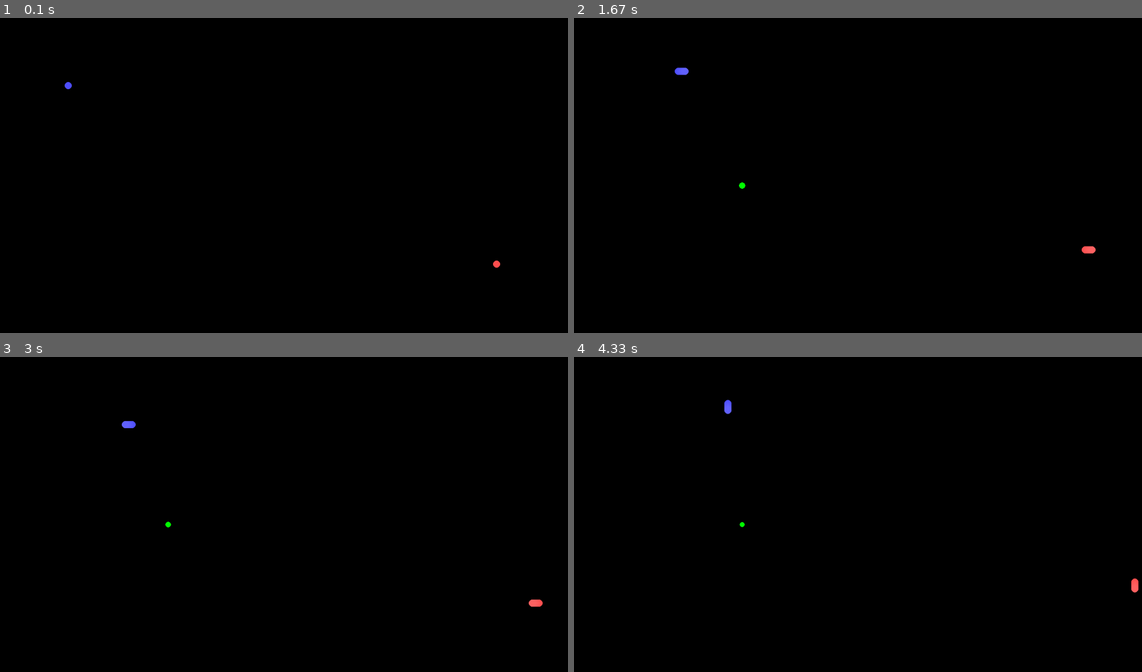
Above: before the commit, frames 1-4 (two rows, left to right).
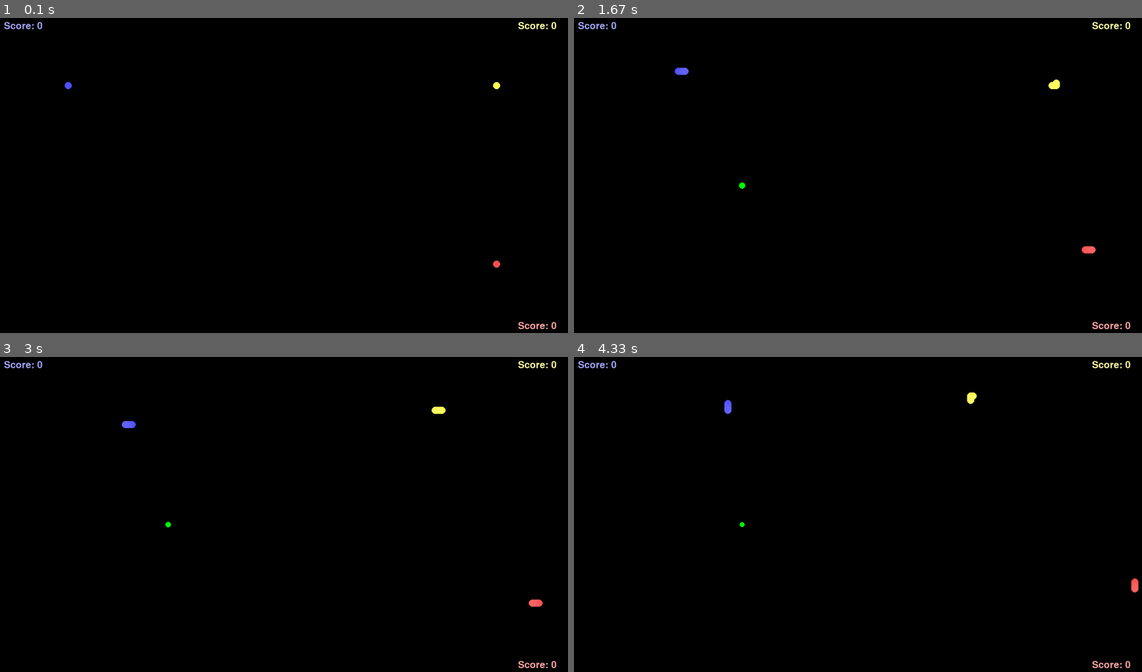
Above: after the commit, the same moments.

Repository: fredrik-andreassen/pygame-snake
Game: pygame game, started from main.py
The game is run twice, just before and just after one commit, with the same random seed, the same clock (stepped at 60 frames per second) and the same inputs.
Inputs:
- Up to frame 1 (0.1 s): no input
- Up to frame 2 (1.67 s): hold Right 0.33-0.8 s; hold Up 0.83-1.13 s; hold W 0.83-1.13 s; tap F at 0.9, 1.23, 1.53 s; tap T at 0.98 s; hold Right 1.17-1.63 s; hold D 1.17-1.63 s; tap G at 1.32 s
- Up to frame 3 (3 s): hold Down 2.23-2.53 s; hold S 2.23-2.53 s; tap F at 2.3, 2.63, 2.93 s; tap T at 2.38 s; hold Left 2.57-2.97 s; hold A 2.57-2.97 s; tap G at 2.72 s
- Up to frame 4 (4.33 s): hold Up 3-3.37 s; hold W 3-3.37 s; tap F at 3.07, 3.47, 3.77, 4.13 s; hold Right 3.4-4.03 s; hold D 3.4-4.03 s; tap T at 3.55 s; hold Down from 4.07 s (still down); hold S from 4.07 s (still down); tap G at 4.22 s

The runs differ from the first frame. In frame 1, 0.3% of the frame differs, in the area x 0-98%, y 1-99%; in frame 2, 0.3%; in frame 3, 0.3%; in frame 4, 0.3%.

Commit message:
Justeringer

Diff:
--- a/Board.py
+++ b/Board.py
@@ -36,9 +36,9 @@
                 self.place_food()
 
 
-    def add_snake(self, key_mapping: dict, color: str, init_pos: tuple[int, int]):
+    def add_snake(self, key_mapping: dict, color: str, init_pos: tuple[int, int], score_pos: tuple[int, int]):
         id = len(self.snakes) + 1
-        self.snakes.append(Snake(self, id, key_mapping, color, init_pos))
+        self.snakes.append(Snake(self, id, key_mapping, color, init_pos, score_pos))
 
 
     def pass_event(self, event):
--- a/Snake.py
+++ b/Snake.py
@@ -6,11 +6,12 @@
 
 
 class Snake:
-    def __init__(self, board, id: int, key_mapping: dict, color: str, init_pos: tuple[int, int]) -> None:
+    def __init__(self, board, id: int, key_mapping: dict, color: str, init_pos: tuple[int, int], score_pos: tuple[int, int]) -> None:
         self.board = board
         self.id = id
         self.key_mapping = key_mapping
         self.init_pos_x, self.init_pos_y = init_pos
+        self.score_pos = score_pos
 
         self.radius = board.step / 2
 
@@ -20,7 +21,7 @@
 
 
     def generate_color_pattern(self, color: str = '') -> None:
-        darkest, brightest = 80, 190
+        darkest, brightest = 80, 170
         color_pattern = [(i, i, i) for i in range(darkest, brightest)]
 
         if color:
--- a/main.py
+++ b/main.py
@@ -7,17 +7,25 @@
 WIDTH = 1600
 HEIGHT = 900
 
-if len(sys.argv) >= 2 and sys.argv[1] == 'debug':
-    MODE = 'debug'
-    try:
-        FRAMERATE = int(sys.argv[2])
-    except:
-        FRAMERATE = 10
-else:
-    MODE = 'normal'
-    FRAMERATE = 170
+MODE = 'normal'
+FRAMERATE = 150
+
+if len(sys.argv) >= 2:
+    if sys.argv[1] == 'debug':
+        MODE = 'debug'
+        try:
+            FRAMERATE = int(sys.argv[2])
+        except:
+            FRAMERATE = 10
 
 STEP = 20
+PLAYER_COUNT = 3
+
+
+def show_message(display: pygame.Surface, message: str, color: tuple[int, int, int], position: tuple[int, int], size: int = 40):
+    font_style = pygame.font.SysFont(None, size)
+    display.blit(font_style.render(message, True, color), position)
+
 
 def main():
     pygame.init()
@@ -27,10 +35,26 @@
     clock = pygame.time.Clock()
 
     board = Board(main_surface, STEP)
-    board.add_snake({pygame.K_UP: 'up', pygame.K_DOWN: 'down', pygame.K_RIGHT: 'right', pygame.K_LEFT: 'left'},
-                    'blue', (STEP * 10, STEP * 10))
-    board.add_snake({pygame.K_w: 'up', pygame.K_s: 'down', pygame.K_d: 'right', pygame.K_a: 'left'},
-                    'red', (WIDTH - (STEP * 10), HEIGHT - (STEP * 10)))
+
+    key_mappings = [{pygame.K_UP: 'up', pygame.K_DOWN: 'down', pygame.K_RIGHT: 'right', pygame.K_LEFT: 'left'},
+                    {pygame.K_w: 'up', pygame.K_s: 'down', pygame.K_d: 'right', pygame.K_a: 'left'},
+                    {pygame.K_t: 'up', pygame.K_g: 'down', pygame.K_h: 'right', pygame.K_f: 'left'},
+                    {pygame.K_i: 'up', pygame.K_k: 'down', pygame.K_l: 'right', pygame.K_j: 'left'}]
+
+    colors = ['blue', 'red', 'yellow', 'purple']
+
+    start_positions = [(STEP * 10,           STEP * 10),
+                       (WIDTH - (STEP * 10), HEIGHT - (STEP * 10)),
+                       (WIDTH - (STEP * 10), STEP * 10),
+                       (STEP * 10,           HEIGHT - (STEP * 10))]
+
+    score_positions = [(STEP,            STEP),
+                       (WIDTH - (STEP * 7), HEIGHT - (STEP * 2)),
+                       (WIDTH - (STEP * 7), STEP),
+                       (STEP,            HEIGHT - (STEP * 2))]
+
+    for i in range(PLAYER_COUNT):
+        board.add_snake(key_mappings[i], colors[i], start_positions[i], score_positions[i])
 
     frame_nr = 0
     while True:
@@ -56,6 +80,9 @@
             for y in range(STEP, HEIGHT, STEP):
                 pygame.draw.line(main_surface, (255, 0, 0), (0, y), (WIDTH, y))
 
+        for snake in board.snakes:
+            show_message(main_surface, f'Score: {snake.score}', snake.color_pattern[int(snake.color_pattern_len / 2)], snake.score_pos)
+
         pygame.display.update()
         clock.tick(FRAMERATE)
 
